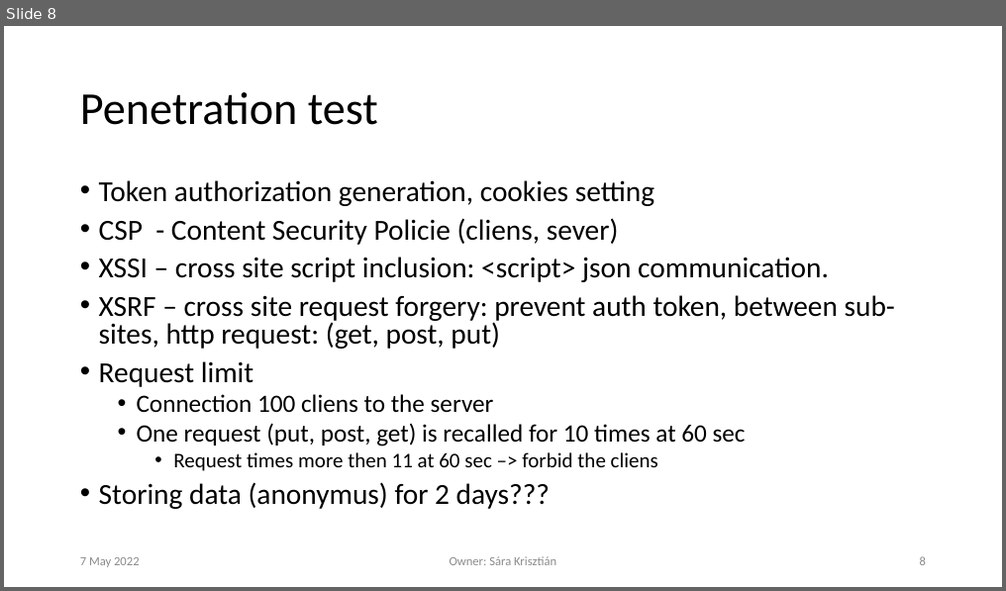
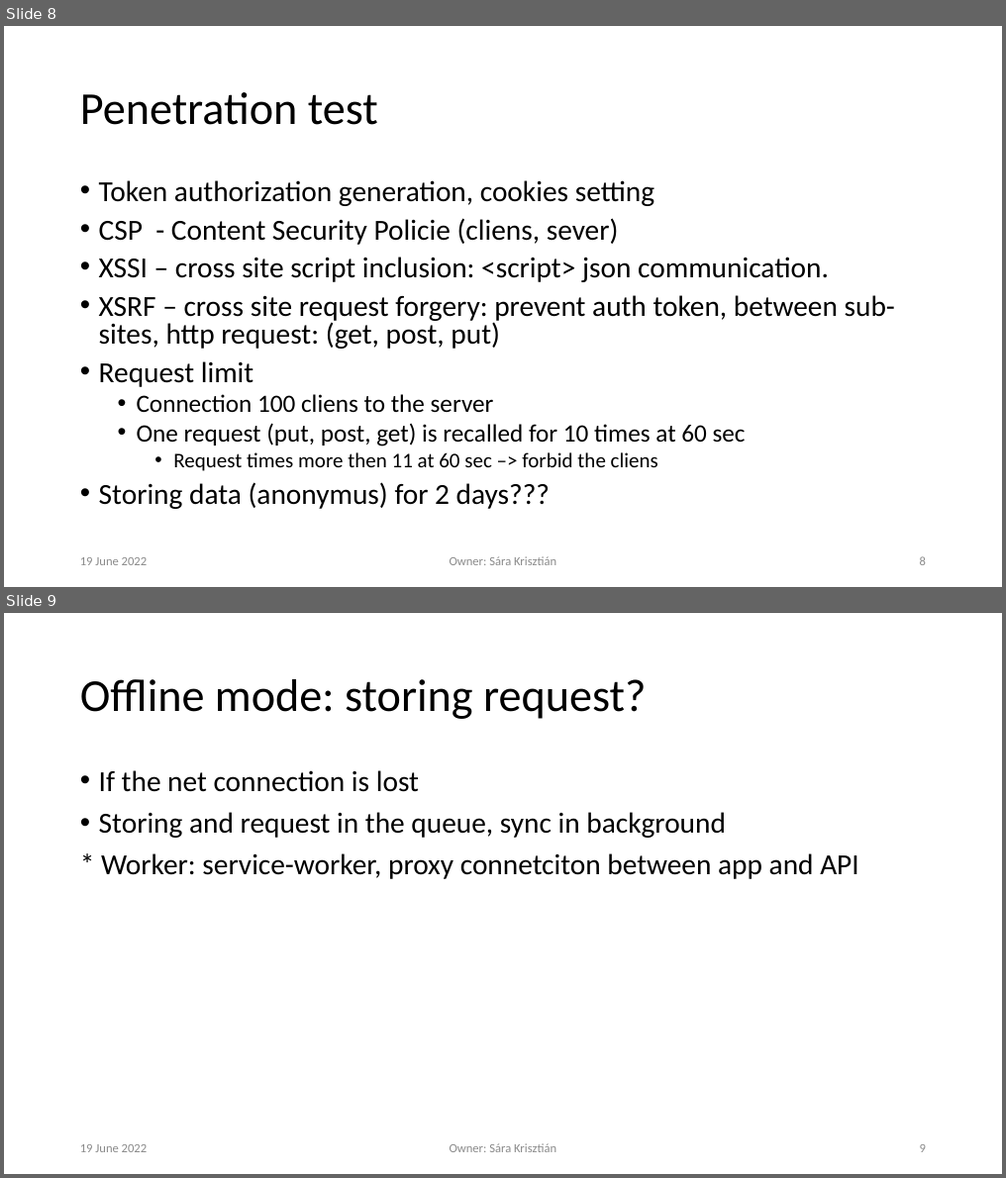
Before and after one commit to krisztian14testgit/ng-task-monitor, a slide deck: plan/TaskTracingApp.pptx. Shown one above the other, each under a label of ours: slide 8 before the commit, slides 8 and 9 after it. The pictures are 1006x591 and 1006x1178 pixels, drawn with LibreOffice and Linux fonts; fonts in the diff are those of the drawing; background and template pictures are left out. Boxes give left, top, right and bottom in pixels: in the first picture for what was removed or moved away, otherwise in the second. Text is boxed around its words. In the diff, an @@ line names an element or a change of style, - is before the commit and + after.

```diff
--- a/plan/TaskTracingApp.pptx
+++ b/plan/TaskTracingApp.pptx
@@ slide 9 added at <box>4,613,1002,1174</box>, background picture (left out) @@
@@ title added at <box>80,679,646,719</box>, 44 pt, text #000000 @@
+Offline mode: storing request?
@@ text added at <box>99,770,859,879</box>, 28 pt, text #000000 @@
+• If the net connection is lost
+• Storing and request in the queue, sync in background
+* Worker: service-worker, proxy connetciton between app and API
@@ text added at <box>80,1145,148,1153</box>, 12 pt, text #8C8C8C @@
+19 June 2022
@@ text added at <box>450,1144,556,1153</box>, 12 pt, text #8C8C8C @@
+Owner: Sára Krisztián
@@ page number added at <box>920,1145,926,1153</box>, 12 pt, text #8C8C8C @@
+9
@@ slide 8 changed as well @@
@@ text at <box>80,558,148,566</box>: text changed @@
-7 May 2022
+19 June 2022
```
Also in this commit, not shown: 7 other slides changed.
